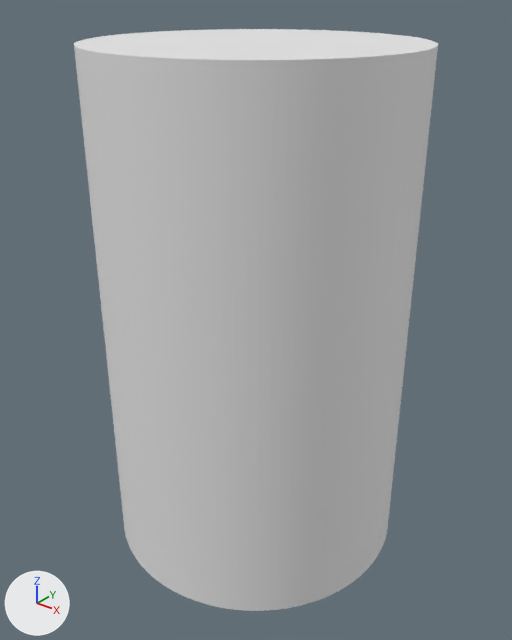
The OBJ model data/stream/stream.obj as it was, and as the next commit left it.
One viewpoint serves both versions: a camera (50 mm lens) standing at (80.4, -100.5, 59.9) and looking at (0.6, -0.7, -1.9). Every picture has the same lights, and +X, +Y and +Z are marked at lower left. Where no turn or scale is listed for an object, it has been applied to the vertices.

In view in the first picture: 'Stream'.
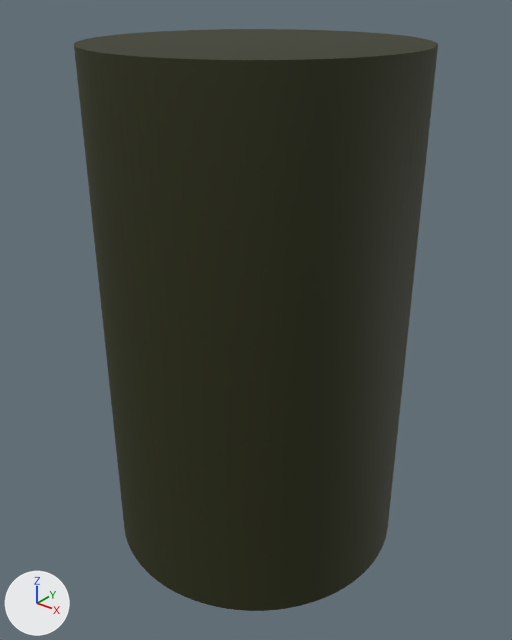
Boxes (x1, y1, x2, y2) around the edits, measured in the pictures (512 x 640 px):
'Stream', surface changed: (74, 29, 438, 611) in both

Diff of the bpy script that builds the scene:
```diff
--- a/data/stream/stream.obj.py
+++ b/data/stream/stream.obj.py
@@ img_texture_png @@
+img_texture_png = load_image('texture.png', 'texture.png', 400, 400, 'sRGB')
@@ mat_material_001 @@
 mat_material_001 = principled_material('Material.001')
-mat_material_001.base_color = (0.8, 0.8, 0.8)  # white #e7e7e7
+mat_material_001.texture = img_texture_png
 mat_material_001.roughness = 0.69
```
